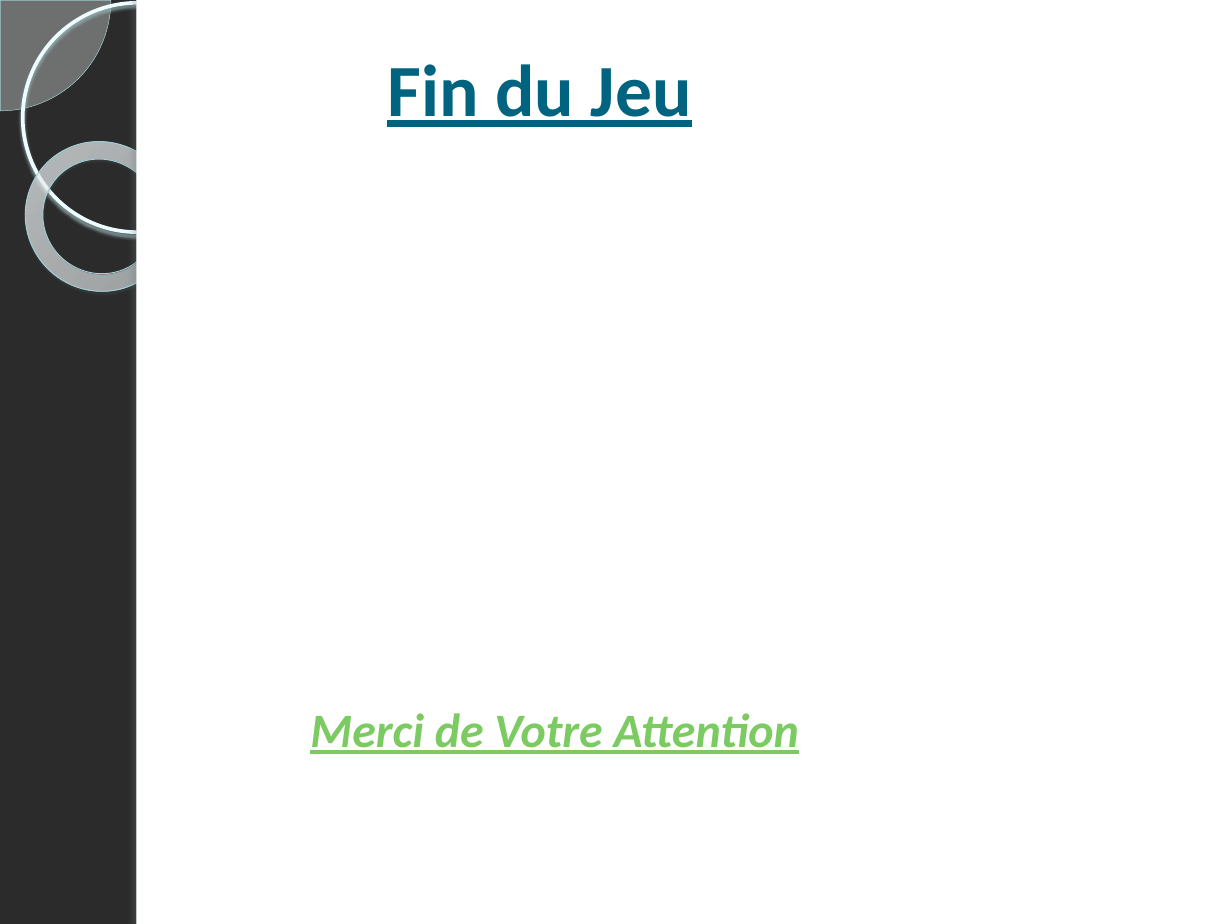
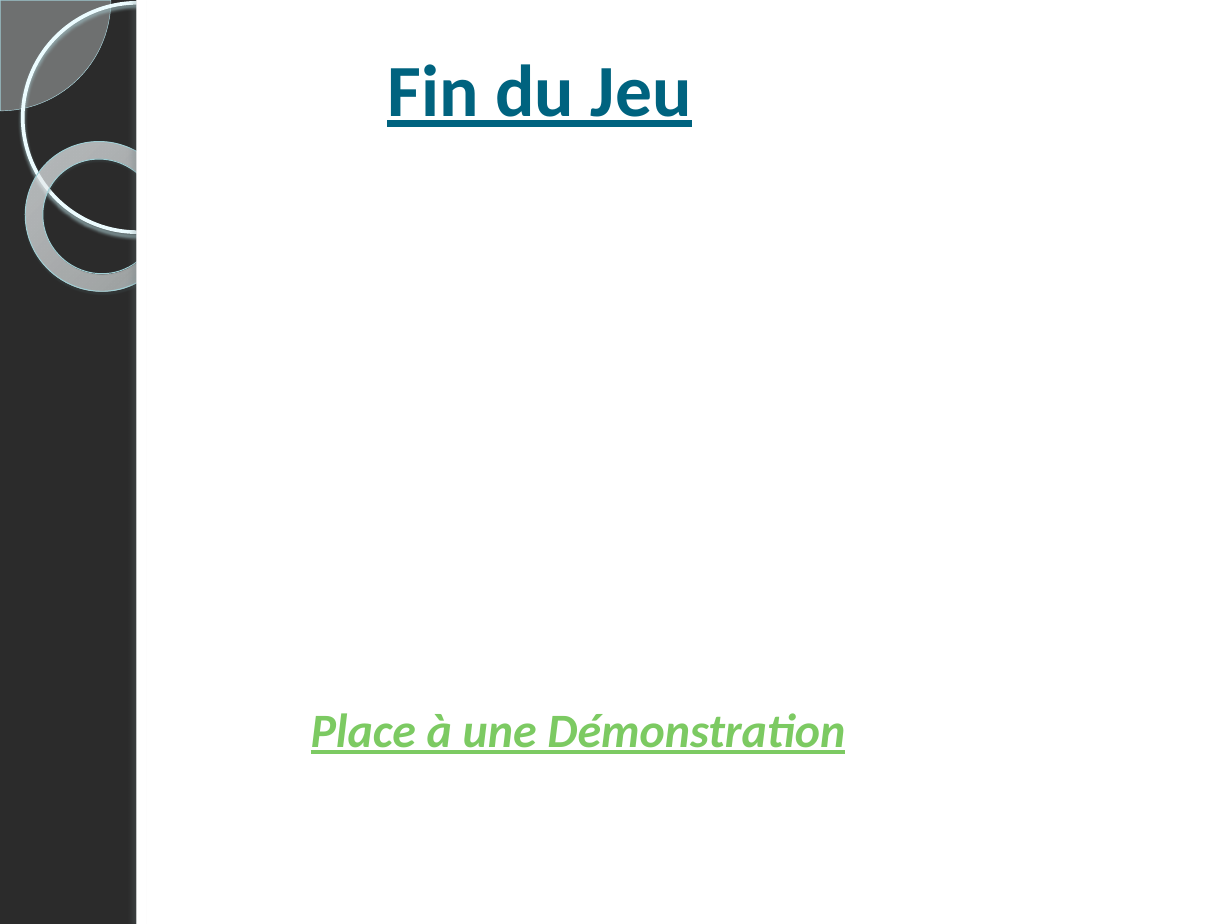
Before and after one commit to bacisn2/projetISN, a slide deck: slide 13 of For Synthèse/Diapo ISN.pptx (slide 10 before the commit). Drawn at 1232x924 pixels with LibreOffice and Linux fonts; fonts in the diff are those of the drawing; background and template pictures are left out; a plain dark background stands for a picture behind light text. Boxes give left, top, right and bottom in pixels: in the first picture for what was removed or moved away, otherwise in the second. Text is boxed around its words. In the diff, an @@ line names an element or a change of style, - is before the commit and + after.

```diff
--- a/For Synthèse/Diapo ISN.pptx
+++ b/For Synthèse/Diapo ISN.pptx
@@ text at <box>311,713,845,754</box>: text changed @@
-Merci de Votre Attention
+Place à une Démonstration
```
Also in this commit, not shown: 6 other slides changed, 4 slides added, 1 slide removed, 9 other files.
